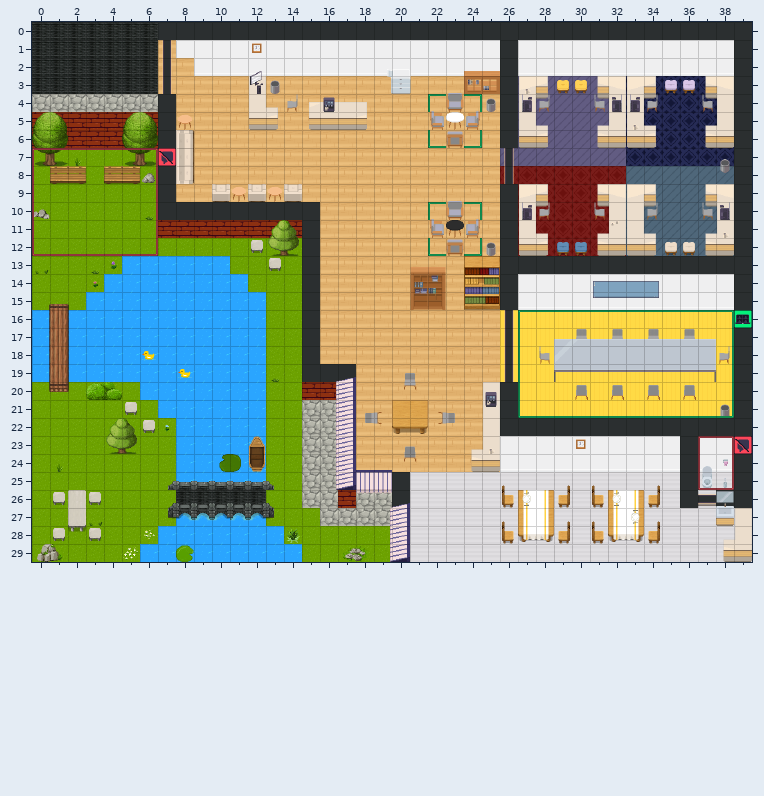
Tiled map (JSON) -- aos-office.tmj. The picture above was drawn from the file before the commit.
Cells are 32x32 px. Shown: x 0..39, y 0..29.
New version:
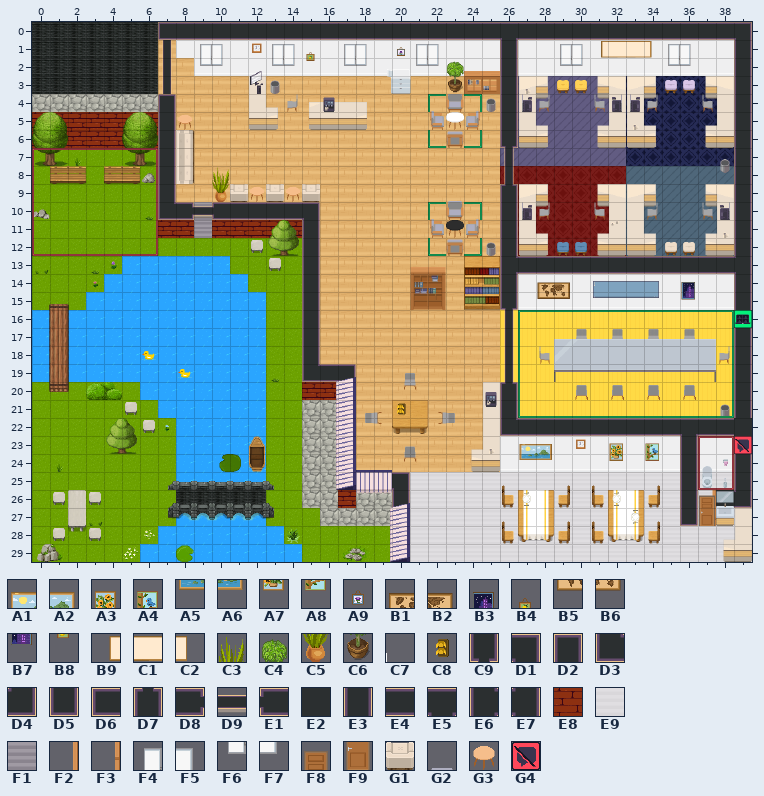
Key: from "WA_Decoration": A1 6, A2 7, A3 8, A4 9, A5 18, A6 19, A7 20, A8 21, A9 27, B1 30, B2 31, B3 32, B4 34, B5 42, B6 43, B7 44, B8 46, B9 49, C1 50, C2 51, C3 75, C4 78, C5 87, C6 90; from "WA_Miscellaneous": C7 28, C8 104 turned 270; from "WA_Room_Builder": C9 11, D1 29, D2 31, D3 53, D4 54, D5 56, D6 58, D7 61, D8 63, D9 64, E1 65, E2 100, E3 102, E4 104, E5 160, E6 160 flipped on the diagonal, E7 160 flipped on the other diagonal, E8 285, E9 358, F1 383, F2 529, F3 554, F4 775, F5 776, F6 800, F7 801, F8 860, F9 885; from "WA_Seats": G1 47, G2 85; from "WA_Tables": G3 140; from "WA_User_Interface": G4 60.
__ is an empty cell.
Tiles replaced or removed in this view: C7, D9, E2, E8, E9, G1, G2, G3, G4.
Tiles of an added or newly shown layer are drawn over the layers below it.
Log entry: new door floor plan
From old to new:
Changed rows in their new state; .. is an unchanged cell.
Layer "floor":
first column x 7:
 0 D6 E4 E4 E4 E4 E4 E4 E4 E4 E4 E4 E4 E4 E4 E4 E4 E4 E4 E4 E5 E4 E4 E4 E4 E4 E4 E4 E4 E4 E4 E4 E4 D1
 1 .. .. .. .. .. .. .. .. .. .. .. .. .. .. .. .. .. .. .. E3 .. .. .. .. .. .. .. .. .. .. .. .. E3
 2 .. .. .. .. .. .. .. .. .. .. .. .. .. .. .. .. .. .. .. E3 .. .. .. .. .. .. .. .. .. .. .. .. E3
 3 .. .. .. .. .. .. .. .. .. .. .. .. .. .. .. .. .. .. .. E3 .. .. .. .. .. .. .. .. .. .. .. .. E3
 4 D2 .. .. .. .. .. .. .. .. .. .. .. .. .. .. .. .. .. .. E3 .. .. .. .. .. .. .. .. .. .. .. .. E3
 5 E3 .. .. .. .. .. .. .. .. .. .. .. .. .. .. .. .. .. .. E3 .. .. .. .. .. .. .. .. .. .. .. .. E3
 6 E3 .. .. .. .. .. .. .. .. .. .. .. .. .. .. .. .. .. .. C9 .. .. .. .. .. .. .. .. .. .. .. .. E3
 7 E3 .. .. .. .. .. .. .. .. .. .. .. .. .. .. .. .. .. .. .. .. .. .. .. .. .. .. .. .. .. .. .. E3
 8 E3 .. .. .. .. .. .. .. .. .. .. .. .. .. .. .. .. .. .. .. .. .. .. .. .. .. .. .. .. .. .. .. E3
 9 E3 .. .. .. .. .. .. .. .. .. .. .. .. .. .. .. .. .. .. D7 .. .. .. .. .. .. .. .. .. .. .. .. E3
10 D3 D8 F1 E1 E4 E4 E4 E4 D1 .. .. .. .. .. .. .. .. .. .. E3 .. .. .. .. .. .. .. .. .. .. .. .. E3
11 .. .. F1 .. .. .. .. .. E3 .. .. .. .. .. .. .. .. .. .. E3 .. .. .. .. .. .. .. .. .. .. .. .. E3
12 .. .. .. .. .. .. .. .. E3 .. .. .. .. .. .. .. .. .. .. E3 .. .. .. .. .. .. .. .. .. .. .. .. E3
13 .. .. .. .. .. .. .. .. E3 .. .. .. .. .. .. .. .. .. .. E6 E4 E4 E4 E4 E4 E4 E4 E4 E4 E4 E4 E4 E7
14 .. .. .. .. .. .. .. .. E3 .. .. .. .. .. .. .. .. .. .. E3 .. .. .. .. .. .. .. .. .. .. .. .. E3
15 .. .. .. .. .. .. .. .. E3 .. .. .. .. .. .. .. .. .. .. C9 .. .. .. .. .. .. .. .. .. .. .. .. E3
16 .. .. .. .. .. .. .. .. E3 .. .. .. .. .. .. .. .. .. .. .. .. .. .. .. .. .. .. .. .. .. .. .. ..
17 .. .. .. .. .. .. .. .. E3 .. .. .. .. .. .. .. .. .. .. .. .. .. .. .. .. .. .. .. .. .. .. .. E3
18 .. .. .. .. .. .. .. .. E3 .. .. .. .. .. .. .. .. .. .. .. .. .. .. .. .. .. .. .. .. .. .. .. E3
19 .. .. .. .. .. .. .. .. D3 E4 D1 .. .. .. .. .. .. .. .. .. .. .. .. .. .. .. .. .. .. .. .. .. E3
20 .. .. .. .. .. .. .. .. .. .. .. .. .. .. .. .. .. .. .. D7 .. .. .. .. .. .. .. .. .. .. .. .. E3
21 .. .. .. .. .. .. .. .. .. .. .. .. .. .. .. .. .. .. .. E3 .. .. .. .. .. .. .. .. .. .. .. .. E3
22 .. .. .. .. .. .. .. .. .. .. .. .. .. .. .. .. .. .. .. D3 E4 E4 E4 E4 E4 E4 E4 E4 E4 E5 E4 E4 ..
23 .. .. .. .. .. .. .. .. .. .. .. .. .. .. .. .. .. .. .. .. .. .. .. .. .. .. .. .. .. E3 .. .. ..
24 .. .. .. .. .. .. .. .. .. .. .. .. .. .. .. .. .. .. .. .. .. .. .. .. .. .. .. .. .. E3 .. .. E3
25 .. .. .. .. .. .. .. .. .. .. .. .. .. D1 .. .. .. .. .. .. .. .. .. .. .. .. .. .. .. E3 .. .. E3
26 .. .. .. .. .. .. .. .. .. .. .. .. .. E3 .. .. .. .. .. .. .. .. .. .. .. .. .. .. .. E3 .. .. D4
27 .. .. .. .. .. .. .. .. .. .. .. .. .. .. .. .. .. .. .. .. .. .. .. .. .. .. .. .. .. D5 .. .. ..
Layer "above floor":
first column x 23:
 2 C4
 3 C6
first column x 9:
 8 .. C3 .. .. .. .. ..
 9 .. C5 G1 G3 G1 G3 G1
10 D9 .. .. .. .. .. ..
first column x 37:
26 __
Layer "above desk":
first column x 9:
 1 F4 F5 .. .. F4 F5 B4 .. F4 F5 .. A9 F4 F5 .. .. .. .. .. .. F4 F5 B9 C1 C1 C2 F4 F5
 2 F6 F7 .. .. F6 F7 B8 .. F6 F7 .. .. F6 F7 .. .. .. .. .. .. F6 F7 .. .. .. .. F6 F7
first column x 28:
14 B1 B2 .. .. .. .. .. .. B3
15 B5 B6 .. .. .. .. .. .. B7
first column x 20:
21 C8 .. .. .. .. .. .. .. .. .. .. .. .. .. ..
23 .. .. .. .. .. .. .. A1 A2 .. .. .. A3 .. A4
24 .. .. .. .. .. .. .. A5 A6 .. .. .. A7 .. A8
Layer "outlines":
first column x 7:
 7 __
Layer "door_open" (added):
first column x 37:
26 F2
27 F3
Layer "door_closed" (added):
first column x 37:
26 F8
27 F9
